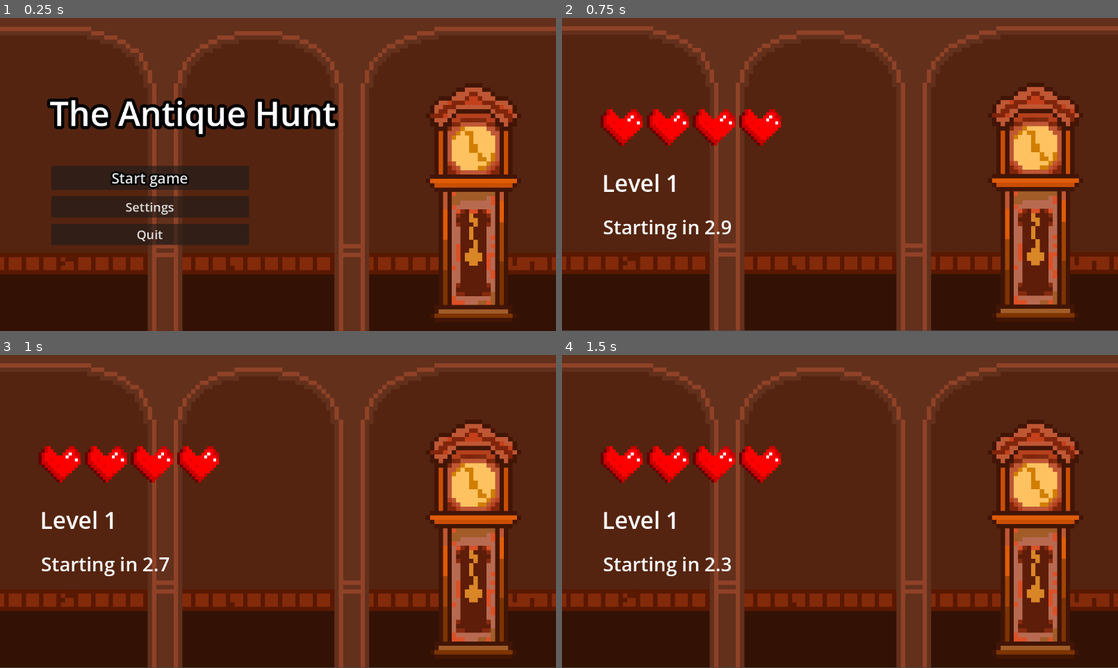
Above: before the commit, frames 1-4 (two rows, left to right).
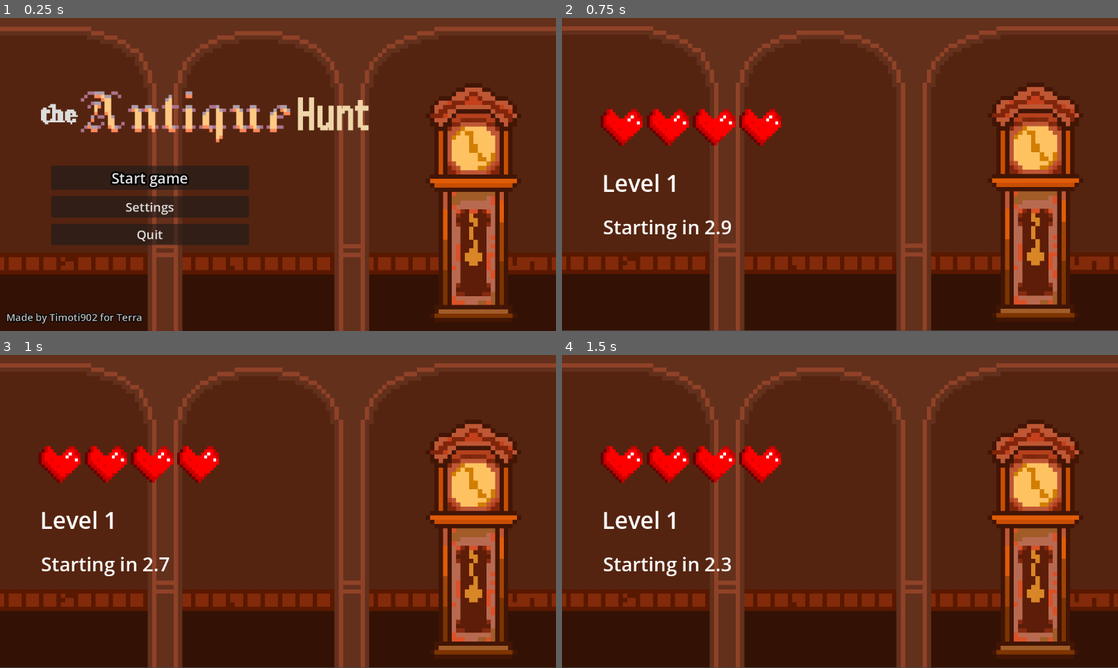
Above: after the commit, the same moments.

Repository: OldNimrod902/Week2Game
Game: Godot game, scene res://scenes/title_screen.tscn
Two runs of this game, one before a commit and one after it. Both use one fixed random seed, a clock stepped at 60 frames per second and the inputs below.
Inputs (mouse positions are in pixels of both pictures, inside the frame that each line leads up to):
- Up to frame 1 (0.25 s): no input
- Up to frame 2 (0.75 s): click "Start game" at 0.5 s
- Up to frame 3 (1 s): no input
- Up to frame 4 (1.5 s): tap Enter (ui_accept) at 1.25 s; move the mouse to (962, 495) at 1.27 s; hold Right (ui_right) from 1.28 s (still down); tap Alt at 1.35 s; click (962, 495) at 1.42 s

The runs differ from the first frame. In frame 1, 5.5% of the frame differs, in the area x 1-67%, y 23-98%; in frame 2, nothing differs; in frame 3, nothing differs; in frame 4, nothing differs.

Commit message:
updated title screen + fixed bug in 1st level

Diff:
--- a/scenes/minigame_1.gd
+++ b/scenes/minigame_1.gd
@@ -35,3 +35,9 @@
 func piece_collect() -> void: # cool function that you connect to those pieces
 	piece_collected = piece_collected +1
 	return
+
+
+func _on_player_fallen_out() -> void:
+	Global.minigames_done -=1
+	Global.lives -=1
+	get_tree().change_scene_to_file("res://scenes/level_scene.tscn")
--- a/scenes/minigame_1.tscn
+++ b/scenes/minigame_1.tscn
@@ -7,6 +7,7 @@
 [ext_resource type="Texture2D" uid="uid://cbss6dxmca7jg" path="res://assets/grass.png" id="3_vc5od"]
 [ext_resource type="Script" uid="uid://0vuxe626j7he" path="res://mappiece.gd" id="4_j1cg4"]
 [ext_resource type="PackedScene" uid="uid://b25o8x3abyrg3" path="res://scenes/timer.tscn" id="6_j1cg4"]
+[ext_resource type="Script" uid="uid://bte4qpi6jy800" path="res://scenes/outside_the_box.gd" id="8_xpvfh"]
 
 [sub_resource type="RectangleShape2D" id="RectangleShape2D_x1h7o"]
 size = Vector2(40, 40)
@@ -27,6 +28,9 @@
 
 [sub_resource type="CircleShape2D" id="CircleShape2D_x1h7o"]
 radius = 40.012497
+
+[sub_resource type="RectangleShape2D" id="RectangleShape2D_b7bry"]
+size = Vector2(2145, 142)
 
 [node name="minigame_1" type="Node2D" unique_id=64859436]
 script = ExtResource("1_fa05o")
@@ -201,6 +205,15 @@
 theme_override_font_sizes/normal_font_size = 16
 text = "Collect all 3 map-pieces so you can find the Antique Watch!"
 
+[node name="outside_the_box" type="Area2D" parent="." unique_id=1572114954]
+position = Vector2(1081, 1203)
+script = ExtResource("8_xpvfh")
+
+[node name="CollisionShape2D" type="CollisionShape2D" parent="outside_the_box" unique_id=112099618]
+position = Vector2(4.5, 0)
+shape = SubResource("RectangleShape2D_b7bry")
+
 [connection signal="mappiece_collected" from="MapPiece1" to="." method="piece_collect"]
 [connection signal="mappiece_collected" from="MapPiece2" to="." method="piece_collect"]
 [connection signal="mappiece_collected" from="MapPiece3" to="." method="piece_collect"]
+[connection signal="fallen_out" from="outside_the_box" to="." method="_on_player_fallen_out"]
--- /dev/null
+++ b/scenes/outside_the_box.gd
@@ -0,0 +1,12 @@
+extends Node2D
+@onready var player: CharacterBody2D = $"../Player"
+@onready var self_area = self
+@onready var player_area = $"../Player/Area2D"
+
+signal fallen_out
+
+
+func _process(delta: float) -> void:
+
+	if player_area.overlaps_area(self_area):
+		emit_signal("fallen_out")
--- a/scenes/title_screen.tscn
+++ b/scenes/title_screen.tscn
@@ -2,6 +2,11 @@
 
 [ext_resource type="Texture2D" uid="uid://dpby4yvjnabg4" path="res://assets/background.png" id="1_fgkus"]
 [ext_resource type="Script" uid="uid://bdbgkk8v1ldg7" path="res://scenes/title_screen.gd" id="1_sa3yf"]
+[ext_resource type="Texture2D" uid="uid://vk5ci71cu2v3" path="res://assets/gametitle.png" id="3_mgrm8"]
+[ext_resource type="PackedScene" uid="uid://c1l11qjc2nvyp" path="res://scenes/player.tscn" id="4_dc4i4"]
+
+[sub_resource type="RectangleShape2D" id="RectangleShape2D_e54dn"]
+size = Vector2(40, 40)
 
 [node name="TitleScreen" type="Node2D" unique_id=1674956820]
 script = ExtResource("1_sa3yf")
@@ -12,16 +17,17 @@
 scale = Vector2(0.5999985, 0.60000694)
 texture = ExtResource("1_fgkus")
 
-[node name="Title" type="RichTextLabel" parent="." unique_id=229028707]
+[node name="footnote" type="RichTextLabel" parent="." unique_id=1288224699]
 clip_contents = false
-offset_left = 103.00001
-offset_top = 149.0
-offset_right = 1094.0375
-offset_bottom = 343.5105
+offset_left = 13.000001
+offset_top = 605.00006
+offset_right = 478.27576
+offset_bottom = 665.6873
 scale = Vector2(0.64477885, 0.64263874)
-theme_override_constants/outline_size = 40
-theme_override_font_sizes/normal_font_size = 108
-text = "The Antique Hunt"
+theme_override_colors/default_color = Color(0.7380309, 0.73803085, 0.73803085, 1)
+theme_override_constants/outline_size = 10
+theme_override_font_sizes/normal_font_size = 32
+text = "Made by Timoti902 for Terra"
 
 [node name="VBoxContainer" type="VBoxContainer" parent="." unique_id=1810089415]
 offset_left = 106.0
@@ -46,6 +52,59 @@
 theme_override_font_sizes/font_size = 26
 text = "Quit"
 
+[node name="TextureRect" type="TextureRect" parent="." unique_id=97818273]
+offset_left = 85.0
+offset_top = 152.0
+offset_right = 1064.0
+offset_bottom = 304.0
+scale = Vector2(0.6932169, 0.6973151)
+texture = ExtResource("3_mgrm8")
+
+[node name="wall1" type="StaticBody2D" parent="." unique_id=1200198938]
+position = Vector2(-81, 28)
+scale = Vector2(1.5999211, 15.889328)
+
+[node name="ColorRect" type="ColorRect" parent="wall1" unique_id=1072744432]
+offset_right = 40.0
+offset_bottom = 40.0
+color = Color(2.4065375e-08, 0.5828688, 0.20470807, 1)
+metadata/_edit_use_anchors_ = true
+
+[node name="CollisionShape2D" type="CollisionShape2D" parent="wall1" unique_id=313235116]
+position = Vector2(20, 20)
+shape = SubResource("RectangleShape2D_e54dn")
+
+[node name="wall2" type="StaticBody2D" parent="." unique_id=167460749]
+position = Vector2(1332, 11)
+scale = Vector2(1.5999211, 15.889328)
+
+[node name="ColorRect" type="ColorRect" parent="wall2" unique_id=1396772649]
+offset_right = 40.0
+offset_bottom = 40.0
+color = Color(2.4065375e-08, 0.5828688, 0.20470807, 1)
+metadata/_edit_use_anchors_ = true
+
+[node name="CollisionShape2D" type="CollisionShape2D" parent="wall2" unique_id=2109179001]
+position = Vector2(20, 20)
+shape = SubResource("RectangleShape2D_e54dn")
+
+[node name="wall3" type="StaticBody2D" parent="." unique_id=125579192]
+position = Vector2(3, 649)
+scale = Vector2(33.514343, 1.9290721)
+
+[node name="ColorRect" type="ColorRect" parent="wall3" unique_id=21044884]
+offset_right = 40.0
+offset_bottom = 40.0
+color = Color(2.4065375e-08, 0.5828688, 0.20470807, 1)
+metadata/_edit_use_anchors_ = true
+
+[node name="CollisionShape2D" type="CollisionShape2D" parent="wall3" unique_id=1763706685]
+position = Vector2(20, 20)
+shape = SubResource("RectangleShape2D_e54dn")
+
+[node name="Player" parent="." unique_id=599305279 instance=ExtResource("4_dc4i4")]
+position = Vector2(1245, 584)
+
 [connection signal="pressed" from="VBoxContainer/Start" to="." method="_on_start_pressed"]
 [connection signal="pressed" from="VBoxContainer/Settings" to="." method="_on_settings_pressed"]
 [connection signal="pressed" from="VBoxContainer/Quit" to="." method="_on_quit_pressed"]
Binary file added: assets/gametitle.png
Not shown, added: assets/gametitle.png.import
Not shown, added: scenes/outside_the_box.gd.uid
